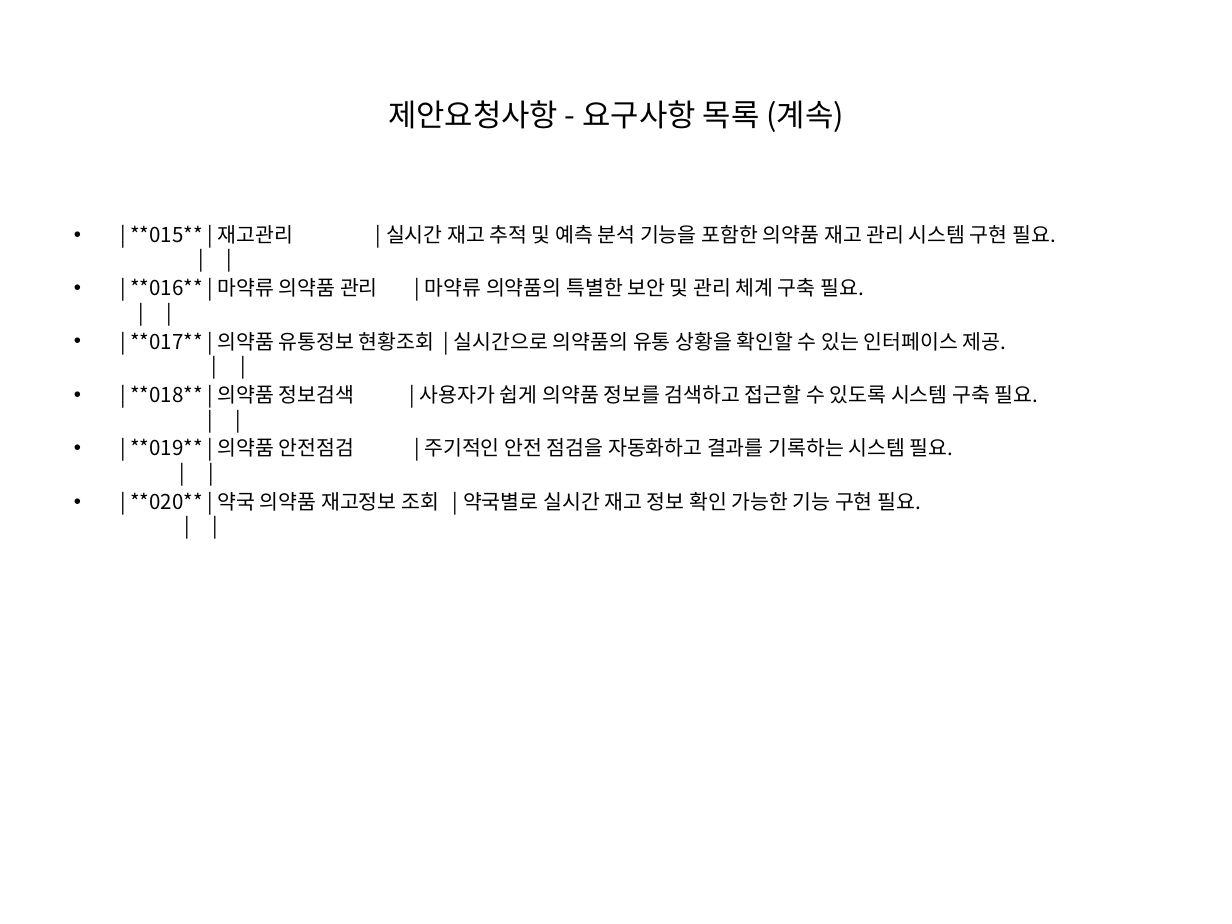
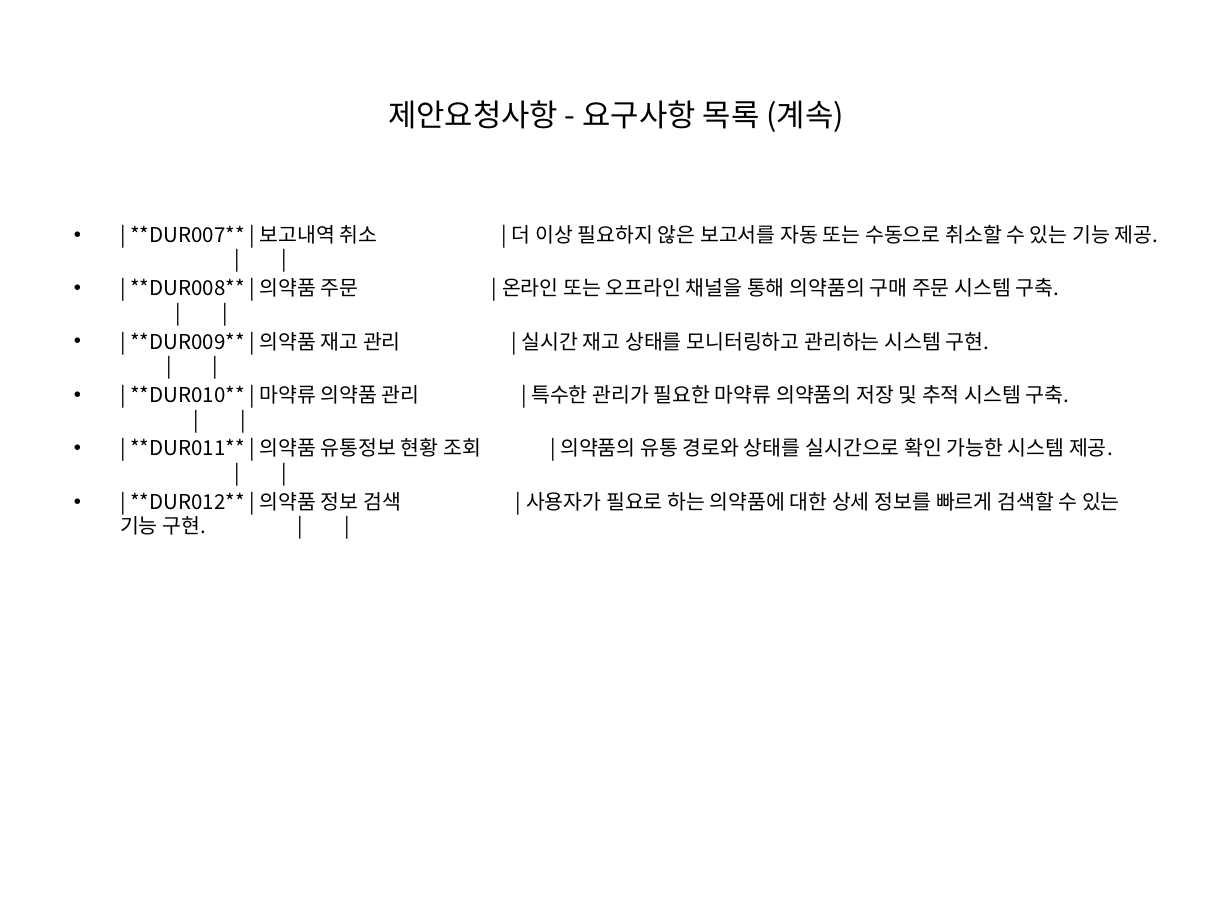
Before and after one commit to anskong/llm_mission, a slide deck: slide 25 of generated_ppt.pptx (slide 18 before the commit). Drawn at 1232x924 pixels with LibreOffice and Linux fonts; fonts in the diff are those of the drawing. Boxes give left, top, right and bottom in pixels: in the first picture for what was removed or moved away, otherwise in the second. Text is boxed around its words. In the diff, an @@ line names an element or a change of style, - is before the commit and + after.

```diff
--- a/generated_ppt.pptx
+++ b/generated_ppt.pptx
@@ text at <box>120,225,1159,535</box>: text changed @@
-• | **015** | 재고관리 | 실시간 재고 추적 및 예측 분석 기능을 포함한 의약품 재고 관리 시스템 구현 필요. | |
-• | **016** | 마약류 의약품 관리 | 마약류 의약품의 특별한 보안 및 관리 체계 구축 필요. | |
-• | **017** | 의약품 유통정보 현황조회 | 실시간으로 의약품의 유통 상황을 확인할 수 있는 인터페이스 제공. | |
-• | **018** | 의약품 정보검색 | 사용자가 쉽게 의약품 정보를 검색하고 접근할 수 있도록 시스템 구축 필요. | |
-• | **019** | 의약품 안전점검 | 주기적인 안전 점검을 자동화하고 결과를 기록하는 시스템 필요. | |
-• | **020** | 약국 의약품 재고정보 조회 | 약국별로 실시간 재고 정보 확인 가능한 기능 구현 필요. | |
+• | **DUR007** | 보고내역 취소 | 더 이상 필요하지 않은 보고서를 자동 또는 수동으로 취소할 수 있는 기능 제공. | |
+• | **DUR008** | 의약품 주문 | 온라인 또는 오프라인 채널을 통해 의약품의 구매 주문 시스템 구축. | |
+• | **DUR009** | 의약품 재고 관리 | 실시간 재고 상태를 모니터링하고 관리하는 시스템 구현. | |
+• | **DUR010** | 마약류 의약품 관리 | 특수한 관리가 필요한 마약류 의약품의 저장 및 추적 시스템 구축. | |
+• | **DUR011** | 의약품 유통정보 현황 조회 | 의약품의 유통 경로와 상태를 실시간으로 확인 가능한 시스템 제공. | |
+• | **DUR012** | 의약품 정보 검색 | 사용자가 필요로 하는 의약품에 대한 상세 정보를 빠르게 검색할 수 있는 기능 구현. | |
```
Also in this commit, not shown: 20 other slides changed, 7 slides added, 5 other files.
